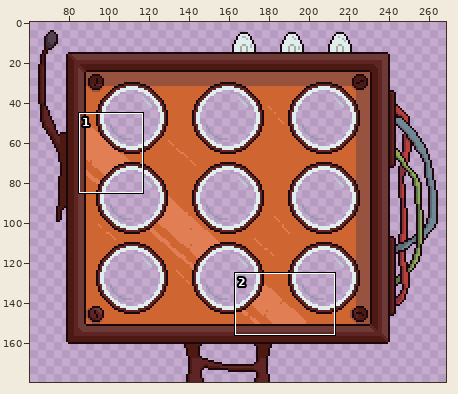
A pixel-art file gets an edit: Assets/Art/minigames/robo simon says.aseprite. Above: a wide view before the commit, with the close-up outlined.
Close-up. As it was:
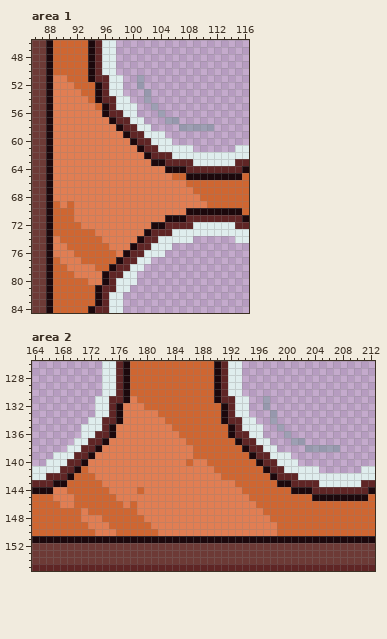
320x180 pixels, 1 frame. Shown: area 1: x 86..116, y 46..84; area 2: x 164..212, y 126..155. The wide view leaves out empty margins. The commit also changed other parts of the picture, which this record leaves out.
After the commit:
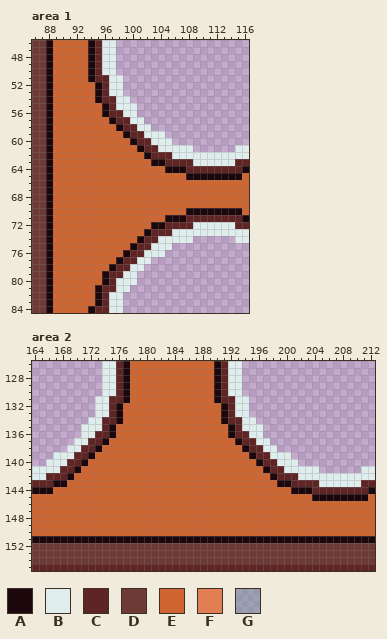
Palette (. is transparent): A #1c080c  B #dfeded  C #5f2525  D #6d3a36  E #cf6631  F #e17e53  G #78949b83
Diff:
layer "Layer 3" removed
--- area 1
@@ x 86..116 @@
 50 DDAEEEEEACBB...................
-51 DDAFFEEEACCBB..G...............
-52 DDAFFFEEEACBB..G...............
-53 DDAFFFFEEACBB...G..............
-54 DDAFFFFFEACCBB..G..............
-55 DDAFFFFFFEACBBB..G.............
-56 DDAFFFFFFFACCBB...G............
-57 DDAFFFFFFFFACCBB...GG..........
-58 DDAFFFFFFFFFACCBB....GGGGG.....
-59 DDAFFFFFFFFFFACCBBB............
-60 DDAFFFFFFFFFFFACCBBB...........
-61 DDAFFFFFFFFFFFFACCBBBBB......BB
-62 DDAFFFFFFFFFFFFFACCCBBBBBBBBBBB
-63 DDAFFFFFFFFFFFFFFAACCCCBBBBBBCC
-64 DDAFFFFFFFFFFFFFFFFAAACCCCCCCCA
-65 DDAFFFFFFFFFFFFFFFFFEEAAAAAAAAE
-66 DDAFFFFFFFFFFFFFFFFFFFEEEEEEEEE
-67 DDAFFFFFFFFFFFFFFFFFFFFEEEEEEEE
-68 DDAFFFFFFFFFFFFFFFFFFFFFEEEEEEE
-69 DDAEFEFFFFFFFFFFFFFFFFFFFEEEEEE
-70 DDAEEEFFFFFFFFFFFFFFFFAAAAAAAAE
-71 DDAEEEFFFFFFFFFFFFFAAACCCCCCCCA
-72 DDAEEEEFFFFFFFFFFAACCCCBBBBBBCC
-73 DDAEEEEEEFFFFFFFACCCBBBBBBBBBBB
-74 DDAFEEEEEEFFFFFACCBBBBB......BB
-75 DDAFFEEEEEEFFFACCBBB...........
-76 DDAFFFEEEEEEFACCBBB............
-77 DDAEFFFEEEEEACCBB..............
-78 DDAEEFFFFEEACCBB...............
-79 DDAEEEFFFFACCBB................
-80 DDAEEEEEFFACBBB................
+51 DDAEEEEEACCBB..................
+52 DDAEEEEEEACBB..................
+53 DDAEEEEEEACBB..................
+54 DDAEEEEEEACCBB.................
+55 DDAEEEEEEEACBBB................
+56 DDAEEEEEEEACCBB................
+57 DDAEEEEEEEEACCBB...............
+58 DDAEEEEEEEEEACCBB..............
+59 DDAEEEEEEEEEEACCBBB............
+60 DDAEEEEEEEEEEEACCBBB...........
+61 DDAEEEEEEEEEEEEACCBBBBB......BB
+62 DDAEEEEEEEEEEEEEACCCBBBBBBBBBBB
+63 DDAEEEEEEEEEEEEEEAACCCCBBBBBBCC
+64 DDAEEEEEEEEEEEEEEEEAAACCCCCCCCA
+65 DDAEEEEEEEEEEEEEEEEEEEAAAAAAAAE
+66 DDAEEEEEEEEEEEEEEEEEEEEEEEEEEEE
+67 DDAEEEEEEEEEEEEEEEEEEEEEEEEEEEE
+68 DDAEEEEEEEEEEEEEEEEEEEEEEEEEEEE
+69 DDAEEEEEEEEEEEEEEEEEEEEEEEEEEEE
+70 DDAEEEEEEEEEEEEEEEEEEEAAAAAAAAE
+71 DDAEEEEEEEEEEEEEEEEAAACCCCCCCCA
+72 DDAEEEEEEEEEEEEEEAACCCCBBBBBBCC
+73 DDAEEEEEEEEEEEEEACCCBBBBBBBBBBB
+74 DDAEEEEEEEEEEEEACCBBBBB......BB
+75 DDAEEEEEEEEEEEACCBBB...........
+76 DDAEEEEEEEEEEACCBBB............
+77 DDAEEEEEEEEEACCBB..............
+78 DDAEEEEEEEEACCBB...............
+79 DDAEEEEEEEACCBB................
+80 DDAEEEEEEEACBBB................
 81 DDAEEEEEEACCBB.................
--- area 2
@@ x 164..212 @@
 130 ..........BBCAEEEEEEEEEEEEACBB...................
-131 .........BBCCAFEEEEEEEEEEEACCBB..G...............
-132 .........BBCAFFFEEEEEEEEEEEACBB..G...............
-133 .........BBCAFFFFFEEEEEEEEEACBB...G..............
-134 ........BBCCAFFFFFFEEEEEEEEACCBB..G..............
-135 .......BBBCAFFFFFFFFEEEEEEEEACBBB..G.............
-136 .......BBCCAFFFFFFFFFEEEEEEEACCBB...G............
-137 ......BBCCAFFFFFFFFFFFEEEEEEEACCBB...GG..........
-138 .....BBCCAFFFFFFFFFFFFFEEEEEEEACCBB....GGGGG.....
-139 ...BBBCCAFFFFFFFFFFFFFFEEEEEEEEACCBBB............
-140 ..BBBCCAFFFFFFFFFFFFFFEFFEEEEEEEACCBBB...........
-141 BBBBCCAEFFFFFFFFFFFFFFFFFFEEEEEEEACCBBBBB......BB
-142 BBCCCAEEEFFFFFFFFFFFFFFFFFFEEEEEEEACCCBBBBBBBBBBB
-143 CCCAAEEEEEFFFFFFFFFFFFFFFFFFFEEEEEEAACCCCBBBBBBCC
-144 AAAFFEEEEEEFFFFEFFFFFFFFFFFFFFEEEEEEEAAACCCCCCCCA
-145 EEEFFFEEEEEEFFFFFFFFFFFFFFFFFFFEEEEEEEEEAAAAAAAAE
-146 EEEEFFEEEEEEEFEFFFFFFFFFFFFFFFFFEEEEEEEEEEEEEEEEE
-147 EEEEEEEFEEEEEEEFFFFFFFFFFFFFFFFFFEEEEEEEEEEEEEEEE
-148 EEEEEEEFFFEEEEEEFFFFFFFFFFFFFFFFFFEEEEEEEEEEEEEEE
-149 EEEEEEEEFFFEEEEEEFFFFFFFFFFFFFFFFFFEEEEEEEEEEEEEE
-150 EEEEEEEEEFFFEEEEEEFFFFFFFFFFFFFFFFFEEEEEEEEEEEEEE
+131 .........BBCCAEEEEEEEEEEEEACCBB..................
+132 .........BBCAEEEEEEEEEEEEEEACBB..................
+133 .........BBCAEEEEEEEEEEEEEEACBB..................
+134 ........BBCCAEEEEEEEEEEEEEEACCBB.................
+135 .......BBBCAEEEEEEEEEEEEEEEEACBBB................
+136 .......BBCCAEEEEEEEEEEEEEEEEACCBB................
+137 ......BBCCAEEEEEEEEEEEEEEEEEEACCBB...............
+138 .....BBCCAEEEEEEEEEEEEEEEEEEEEACCBB..............
+139 ...BBBCCAEEEEEEEEEEEEEEEEEEEEEEACCBBB............
+140 ..BBBCCAEEEEEEEEEEEEEEEEEEEEEEEEACCBBB...........
+141 BBBBCCAEEEEEEEEEEEEEEEEEEEEEEEEEEACCBBBBB......BB
+142 BBCCCAEEEEEEEEEEEEEEEEEEEEEEEEEEEEACCCBBBBBBBBBBB
+143 CCCAAEEEEEEEEEEEEEEEEEEEEEEEEEEEEEEAACCCCBBBBBBCC
+144 AAAEEEEEEEEEEEEEEEEEEEEEEEEEEEEEEEEEEAAACCCCCCCCA
+145 EEEEEEEEEEEEEEEEEEEEEEEEEEEEEEEEEEEEEEEEAAAAAAAAE
+146 EEEEEEEEEEEEEEEEEEEEEEEEEEEEEEEEEEEEEEEEEEEEEEEEE
+147 EEEEEEEEEEEEEEEEEEEEEEEEEEEEEEEEEEEEEEEEEEEEEEEEE
+148 EEEEEEEEEEEEEEEEEEEEEEEEEEEEEEEEEEEEEEEEEEEEEEEEE
+149 EEEEEEEEEEEEEEEEEEEEEEEEEEEEEEEEEEEEEEEEEEEEEEEEE
+150 EEEEEEEEEEEEEEEEEEEEEEEEEEEEEEEEEEEEEEEEEEEEEEEEE
 151 AAAAAAAAAAAAAAAAAAAAAAAAAAAAAAAAAAAAAAAAAAAAAAAAA
Where, in picture pixels (left, top, right, bottom), the same in both close-ups:
changed: (53, 75, 214, 285)
changed: (53, 396, 340, 536)
